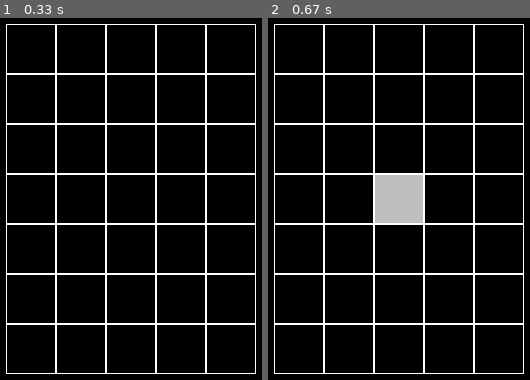
Above: before the commit, frames 1-2 (left to right).
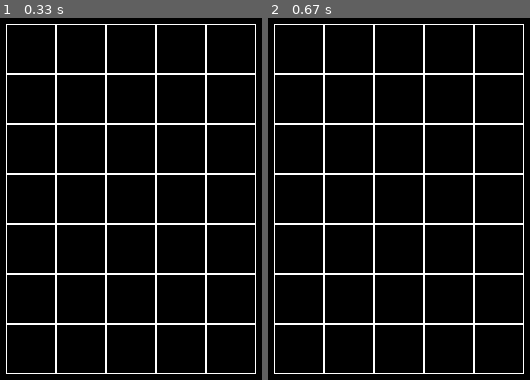
Above: after the commit, the same moments.

Repository: alexander-karpachev/YL
Game: pygame game, started from Pygame/PyGame03-01.py
The game is run twice, just before and just after one commit, with the same random seed, the same clock (stepped at 60 frames per second) and the same inputs.
Inputs (mouse positions are in pixels of both pictures, inside the frame that each line leads up to):
- Up to frame 1 (0.33 s): no input
- Up to frame 2 (0.67 s): click (372, 173) at 0.38 s

Frame 1 is identical in both runs. In frame 2, 2.4% of the frame differs, in the area x 40-60%, y 43-57%.

Commit message:
Test neighbours4 function

Diff:
--- a/Pygame/PyGame03-01.py
+++ b/Pygame/PyGame03-01.py
@@ -60,7 +60,11 @@
             return
         if not 0 <= col <= self.width - 1:
             return
-        self.board[row][col] = int(not self.board[row][col])
+        #self.board[row][col] = int(not self.board[row][col])
+        for i in self.neighbours4(cell):
+            r, c = cell
+            self.board[r][c] = int(not self.board[r][c])
+
 
     def get_cell(self, mouse_pos):
         x, y = mouse_pos
@@ -71,6 +75,22 @@
     def get_cell_color(self, row, col):
         return GameColors.board_colors.value[self.board[row][col]]
 
+    def neighbours(self, cell):
+        row, col = cell
+        return [(r, c) for c in range(max(0, col-1), min(self.width, col+2))
+                for r in range(max(0, row-1), min(self.height, row+2))
+                if (r, c) != (row, col)]
+
+    def neighbours4(self, cell):
+        row, col = cell
+        return [
+            (min(self.height, row+1), col),
+            (max(0, row-1), col),
+            (row, min(self.width, col+1)),
+            (row, max(0, col-1))]
+        #return [(r, c) for c in range(max(0, col-1), min(self.width, col+2))
+        #        for r in range(max(0, row-1), min(self.height, row+2))
+        #        if (r, c) != (row, col)]
 
 def main():
     pygame.init()
